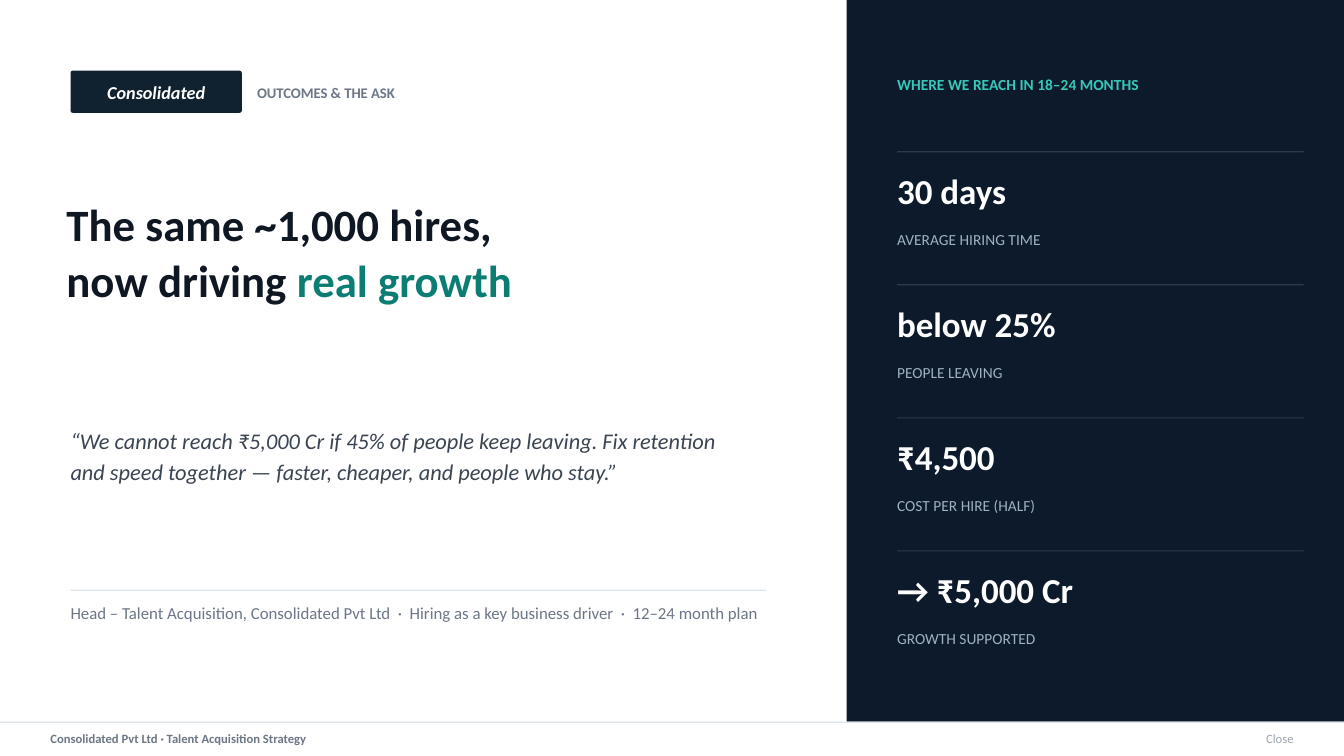
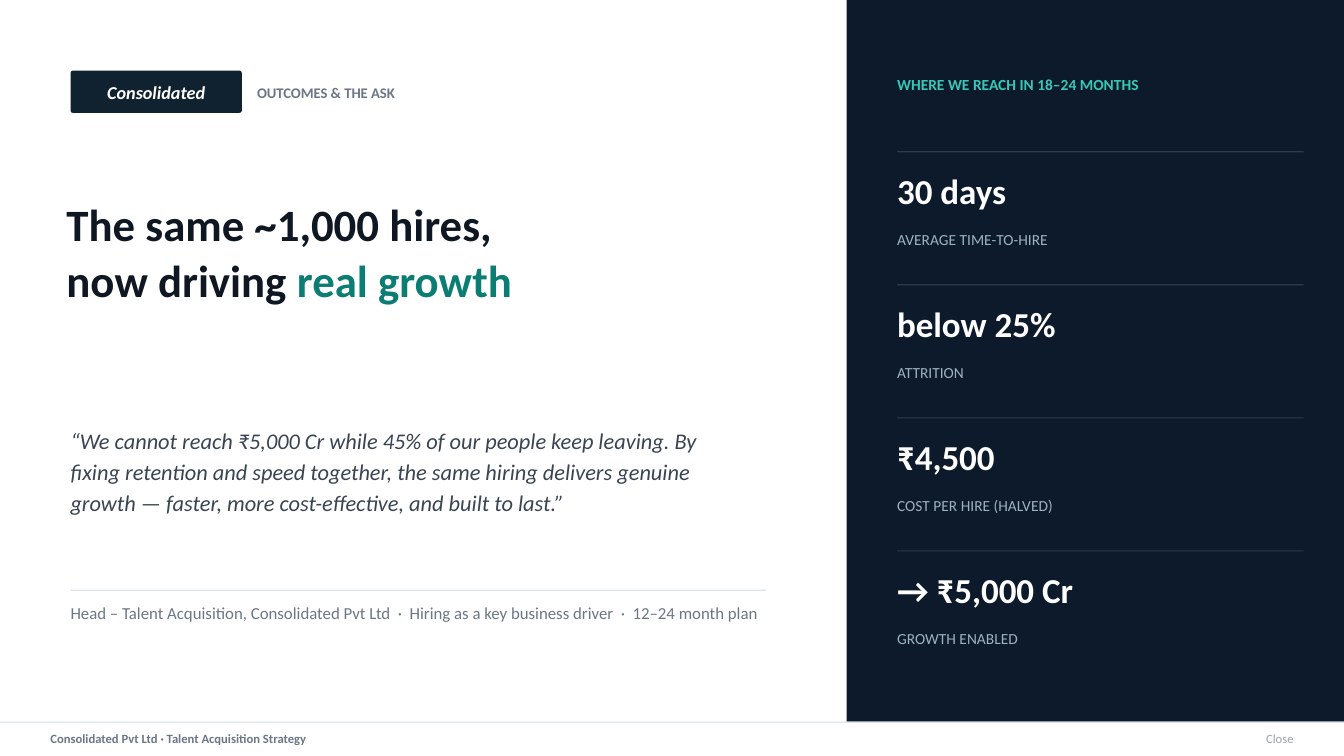
Before and after one commit to mi2arun/ta-strategy-consolidated, a slide deck: slide 10 of TA-Strategy.pptx. Drawn at 1344x756 pixels with LibreOffice and Linux fonts; fonts in the diff are those of the drawing. Boxes give left, top, right and bottom in pixels: in the first picture for what was removed or moved away, otherwise in the second. Text is boxed around its words. In the diff, an @@ line names an element or a change of style, - is before the commit and + after.

```diff
--- a/TA-Strategy.pptx
+++ b/TA-Strategy.pptx
@@ text at <box>897,235,1048,245</box>: text changed @@
-AVERAGE HIRING TIME
+AVERAGE TIME-TO-HIRE
@@ text at <box>897,368,964,378</box>: text changed @@
-PEOPLE LEAVING
+ATTRITION
@@ text at <box>71,433,697,515</box>: text changed @@
-“We cannot reach ₹5,000 Cr if 45% of people keep leaving. Fix retention and speed together — faster, cheaper, and people who stay.”
+“We cannot reach ₹5,000 Cr while 45% of our people keep leaving. By fixing retention and speed together, the same hiring delivers genuine growth — faster, more cost-effective, and built to last.”
@@ text at <box>897,500,1053,513</box>: text changed @@
-COST PER HIRE (HALF)
+COST PER HIRE (HALVED)
@@ text at <box>897,634,1017,644</box>: text changed @@
-GROWTH SUPPORTED
+GROWTH ENABLED
```
Also in this commit, not shown: 9 other slides changed, 3 other files.
